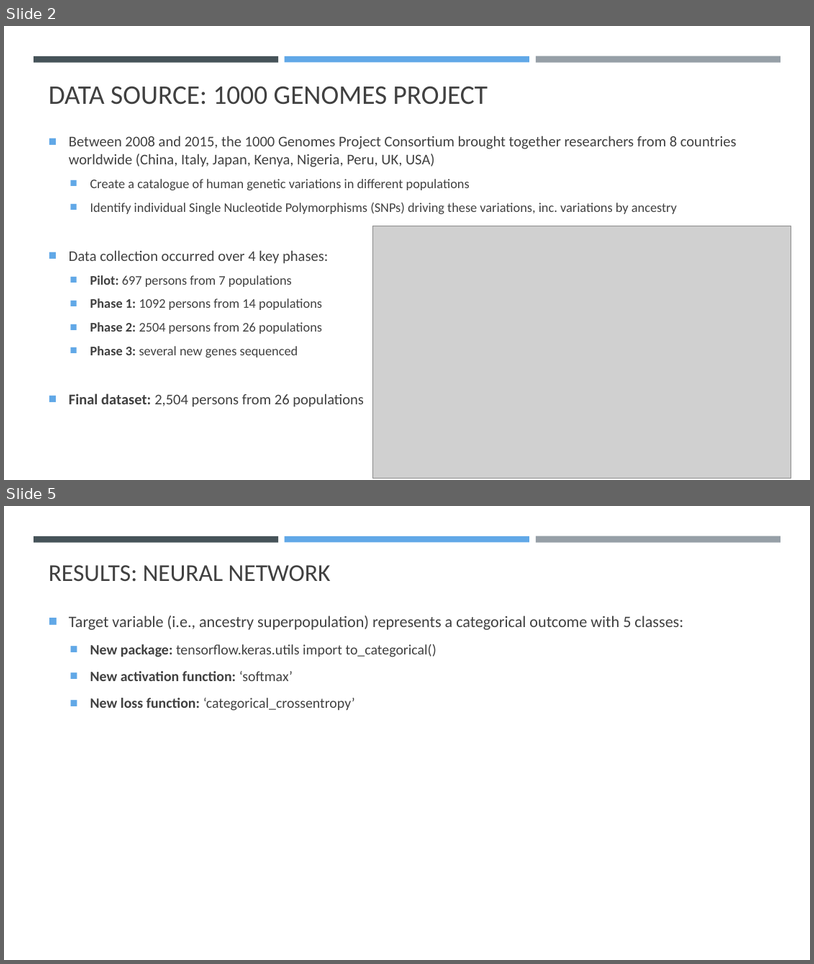
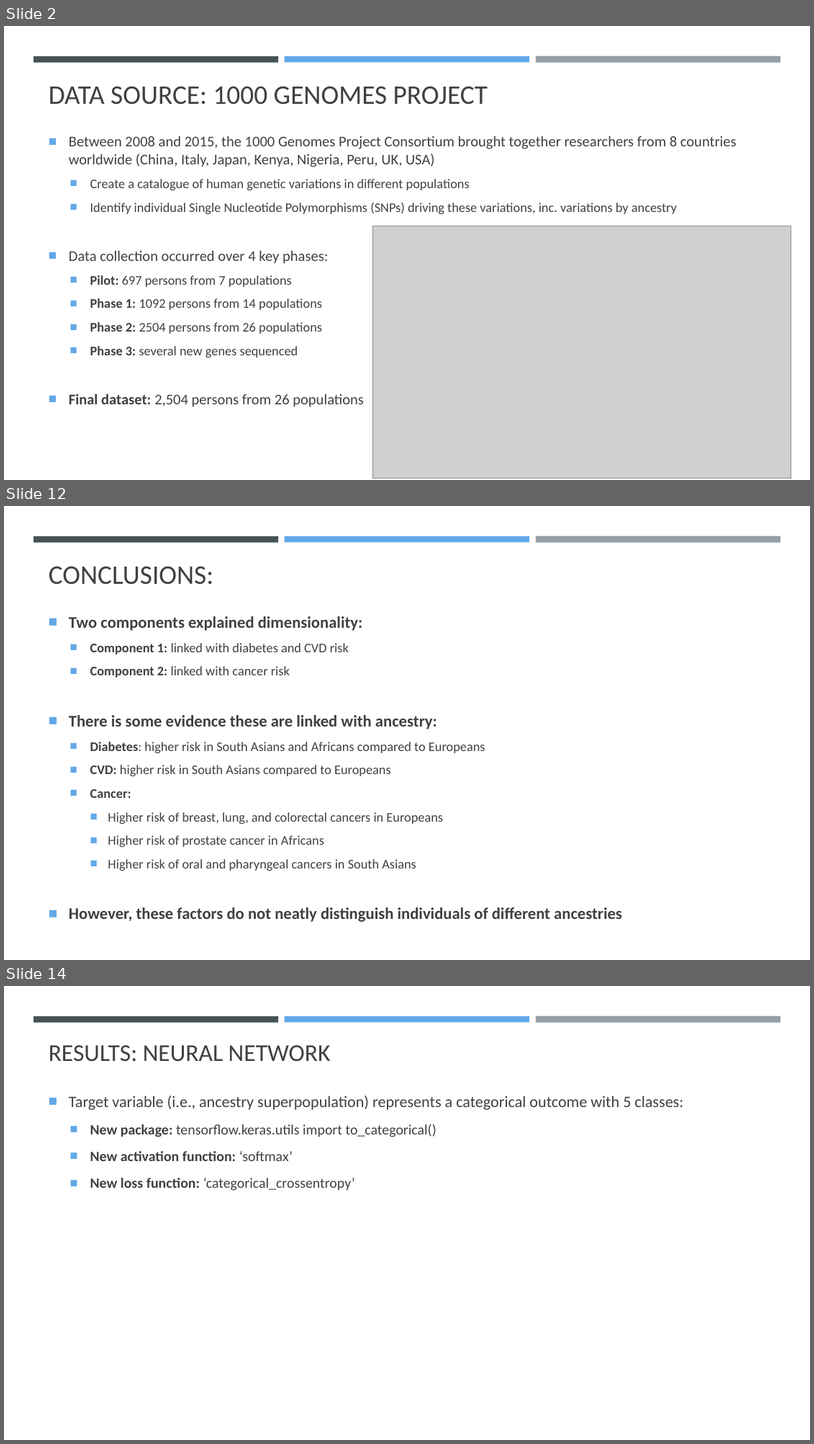
Before and after one commit to K-G-Witt/project4-team1, a slide deck: 1000genomes_Presentation.pptx. Shown one above the other, each under a label of ours: slides 2 and 5 before the commit, slides 2, 12 and 14 after it; the slides between them are not shown. The pictures are 814x964 and 814x1444 pixels, drawn with LibreOffice and Linux fonts; fonts in the diff are those of the drawing; grey boxes stand for pictures. Boxes give left, top, right and bottom in pixels: in the first picture for what was removed or moved away, otherwise in the second. Text is boxed around its words. In the diff, an @@ line names an element or a change of style, - is before the commit and + after.

```diff
--- a/1000genomes_Presentation.pptx
+++ b/1000genomes_Presentation.pptx
@@ slide 12 added at (x1=4, y1=506, x2=810, y2=960), background #FFFFFF; not listed: 3 template elements that a slide beside it also shows @@
@@ title added at (x1=49, y1=566, x2=214, y2=584), 32 pt, text #404040 @@
+CONCLUSIONS:
@@ text added at (x1=69, y1=616, x2=622, y2=921), 15.7 pt, text #404040 @@
+■ Two components explained dimensionality:
+  ■ Component 1: linked with diabetes and CVD risk
+  ■ Component 2: linked with cancer risk
+■ There is some evidence these are linked with ancestry:
+  ■ Diabetes: higher risk in South Asians and Africans compared to Europeans
+  ■ CVD: higher risk in South Asians compared to Europeans
+  ■ Cancer:
+    ■ Higher risk of breast, lung, and colorectal cancers in Europeans
+    ■ Higher risk of prostate cancer in Africans
+    ■ Higher risk of oral and pharyngeal cancers in South Asians
+■ However, these factors do not neatly distinguish individuals of different ancestries
@@ what was slide 5 is now slide 14 @@
```
Also in this commit, not shown: 1 slide changed, 9 other slides added, 1 slide removed.
